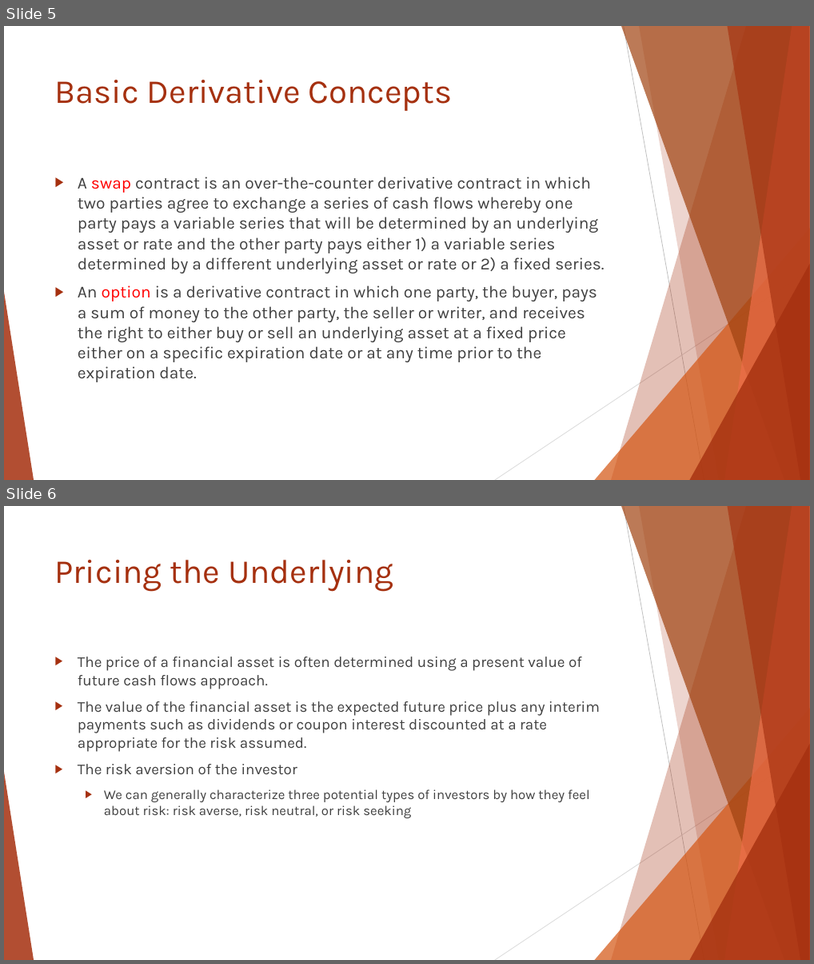
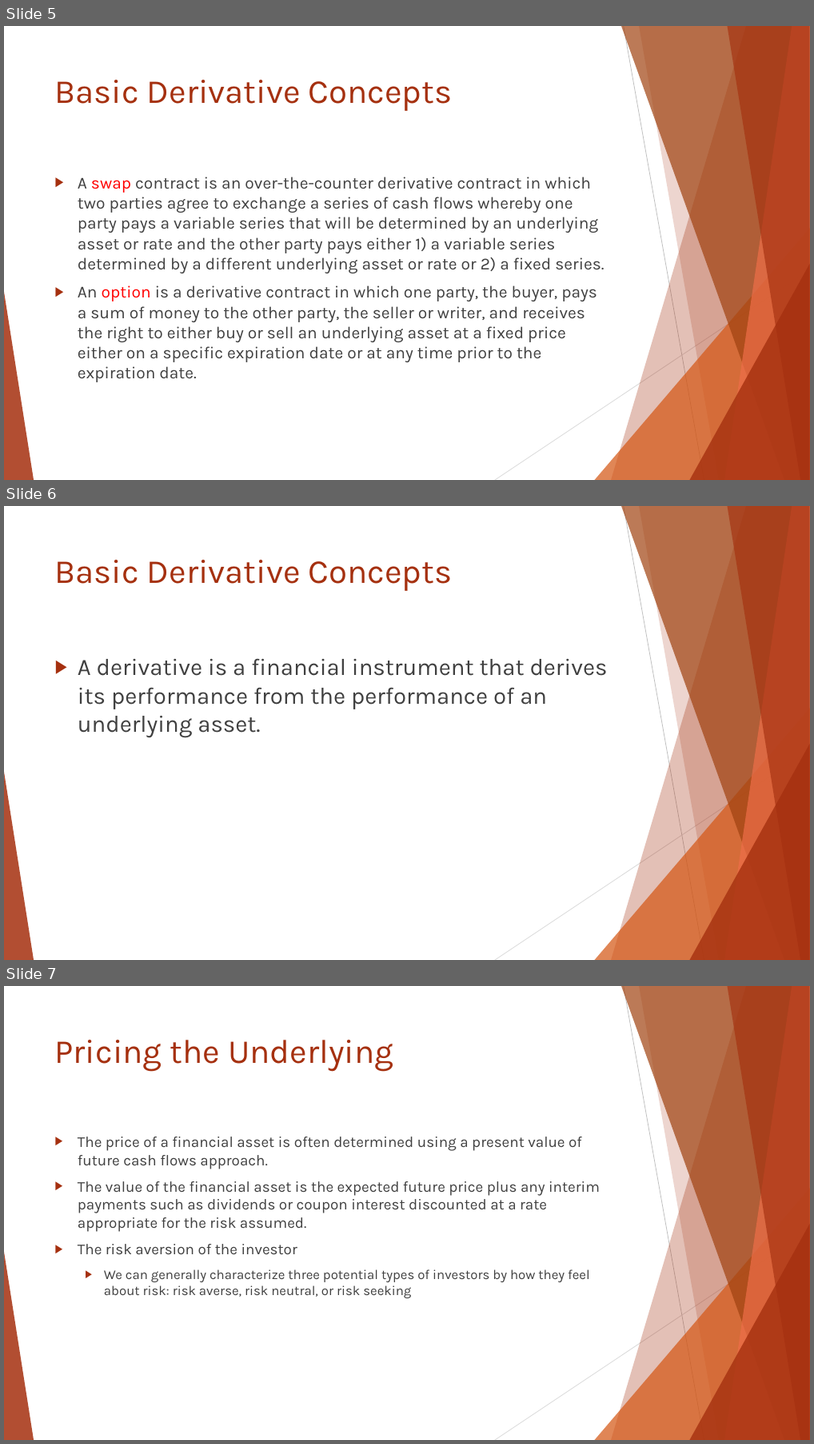
Before and after one commit to Isco0530/data, a slide deck: Reading 46.pptx. Shown one above the other, each under a label of ours: slides 5 and 6 before the commit, slides 5, 6 and 7 after it. The pictures are 814x964 and 814x1444 pixels, drawn with LibreOffice and Linux fonts; fonts in the diff are those of the drawing. Boxes give left, top, right and bottom in pixels: in the first picture for what was removed or moved away, otherwise in the second. Text is boxed around its words. In the diff, an @@ line names an element or a change of style, - is before the commit and + after.

```diff
--- a/Reading 46.pptx
+++ b/Reading 46.pptx
@@ slide 6 added at [4,506,810,960], background #FFFFFF; not listed: 10 template elements that a slide beside it also shows @@
@@ title added at [55,560,453,591], 40 pt, text #A5300F @@
+Basic Derivative Concepts
@@ text added at [78,659,608,737], 28 pt, text #404040 @@
+▶ A derivative is a financial instrument that derives its performance from the performance of an underlying asset.
@@ what was slide 6 is now slide 7 @@
```
Also in this commit, not shown: 1 slide changed.
